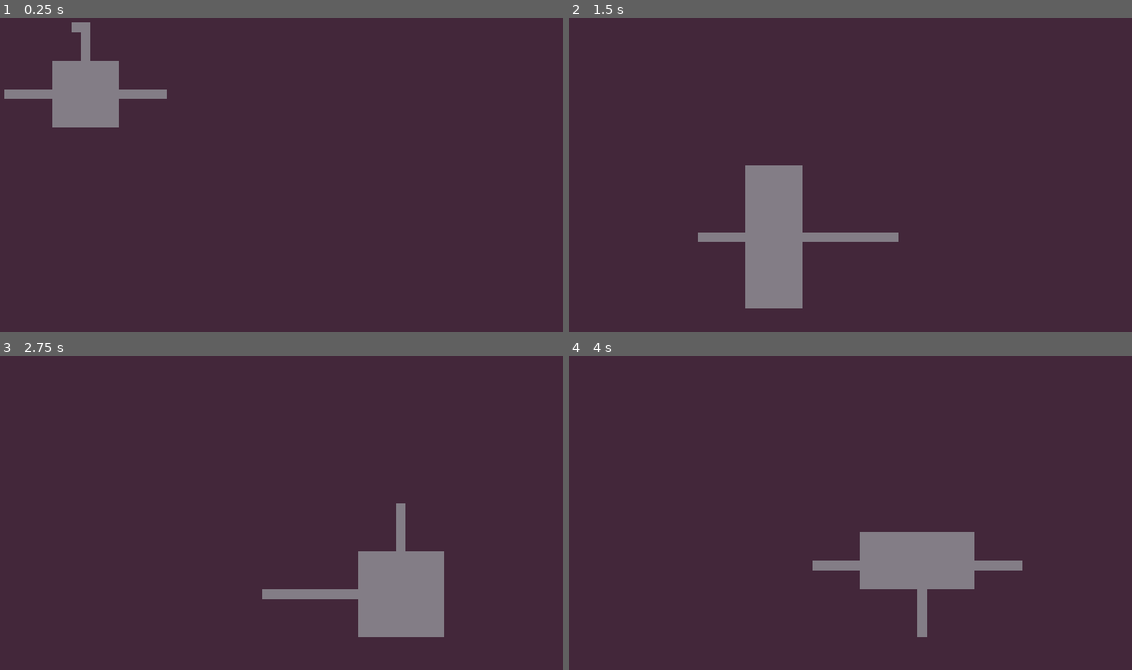
Above: before the commit, frames 1-4 (two rows, left to right).
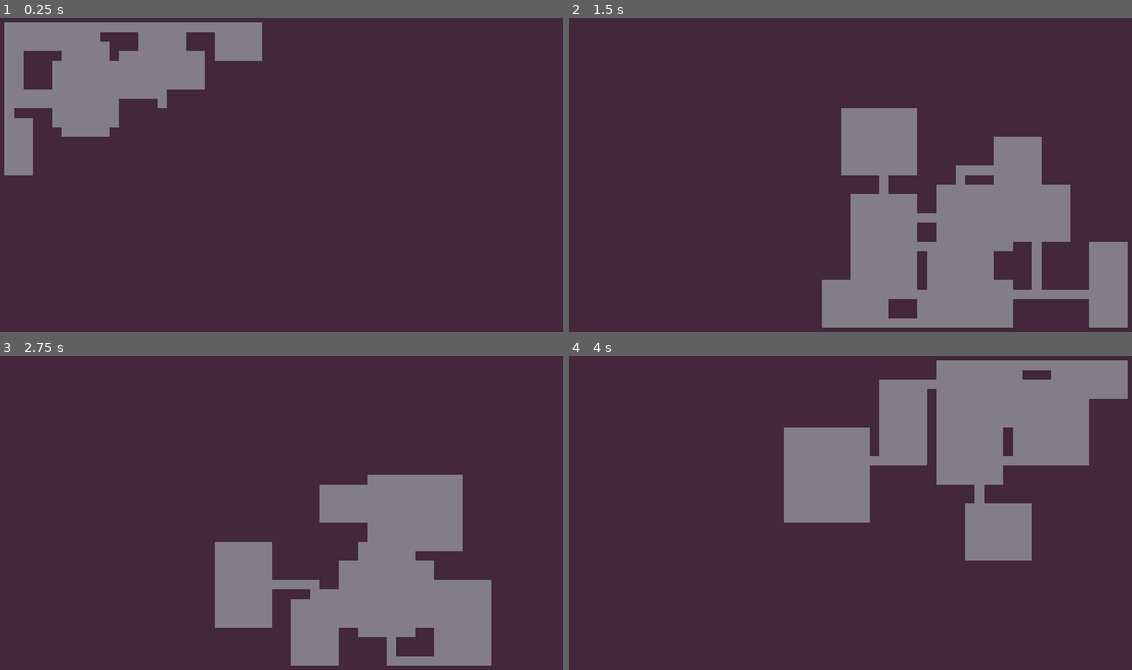
Above: after the commit, the same moments.

Repository: rkcf/gdDiggerDemo
Game: Godot game, scene res://scenes/DiggerManager.tscn
The game is run twice, just before and just after one commit, with the same random seed, the same clock (stepped at 60 frames per second) and the same inputs.
Inputs:
- Up to frame 1 (0.25 s): no input
- Up to frame 2 (1.5 s): tap Enter (ui_accept) at 0.5, 0.77, 1.25 s
- Up to frame 3 (2.75 s): tap Enter (ui_accept) at 1.52, 2 s
- Up to frame 4 (4 s): tap Enter (ui_accept) at 2.75, 3.02, 3.5, 3.77 s

The runs differ from the first frame. In frame 1, 7.6% of the frame differs, in the area x 0-47%, y 1-51%; in frame 2, 26%, in the area x 22-100%, y 28-99%; in frame 3, 14%; in frame 4, 24%.

Commit message:
move level generation logic to while loop

Diff:
--- a/scenes/CorridorDigger.gd
+++ b/scenes/CorridorDigger.gd
@@ -14,8 +14,8 @@
 	self.tile_map = new_map
 
 	# Corridor specific settings
-	self.life_length = 5
-	self.max_steps_to_turn = 15
+	self.life_length = 8
+	self.max_steps_to_turn = 8
 
 	# get an initial direction facing
 	turn()
--- a/scenes/DiggerManager.gd
+++ b/scenes/DiggerManager.gd
@@ -23,6 +23,11 @@
 func generate_level() -> void:
 	# Spawn an initial room digger
 	var start_position: Vector2 = Vector2(round(rand_range(1, max_width - 1)), round(rand_range(1, max_height - 1)))
+	while n_rooms > 0:
+		create_room(start_position)
+
+
+func create_room(start_position: Vector2) -> void:
 	var rd: RoomDigger = spawn_room_digger(start_position)
 	rd.live()
 	# Spawn random number of corridor diggers
@@ -30,10 +35,13 @@
 	for i in range(0, n_corridor_diggers):
 		var cd: CorridorDigger = spawn_corridor_digger(start_position)
 		cd.live()
-
+		# spawn a new room digger at the end of the corridor
+		rd = spawn_room_digger(cd.position)
+		rd.live()
 
 
 func spawn_room_digger(start_position: Vector2) -> RoomDigger:
+	self.n_rooms -= 1
 	var digger: RoomDigger = RoomDigger.new()
 	digger.spawn(start_position, self.level_boundary, self.tile_map)
 	return digger
--- a/scenes/RoomDigger.gd
+++ b/scenes/RoomDigger.gd
@@ -2,7 +2,7 @@
 extends Digger
 
 
-var max_room_size: int = 15
+var max_room_size: int = 10
 var min_room_size: int = 4
 
 
